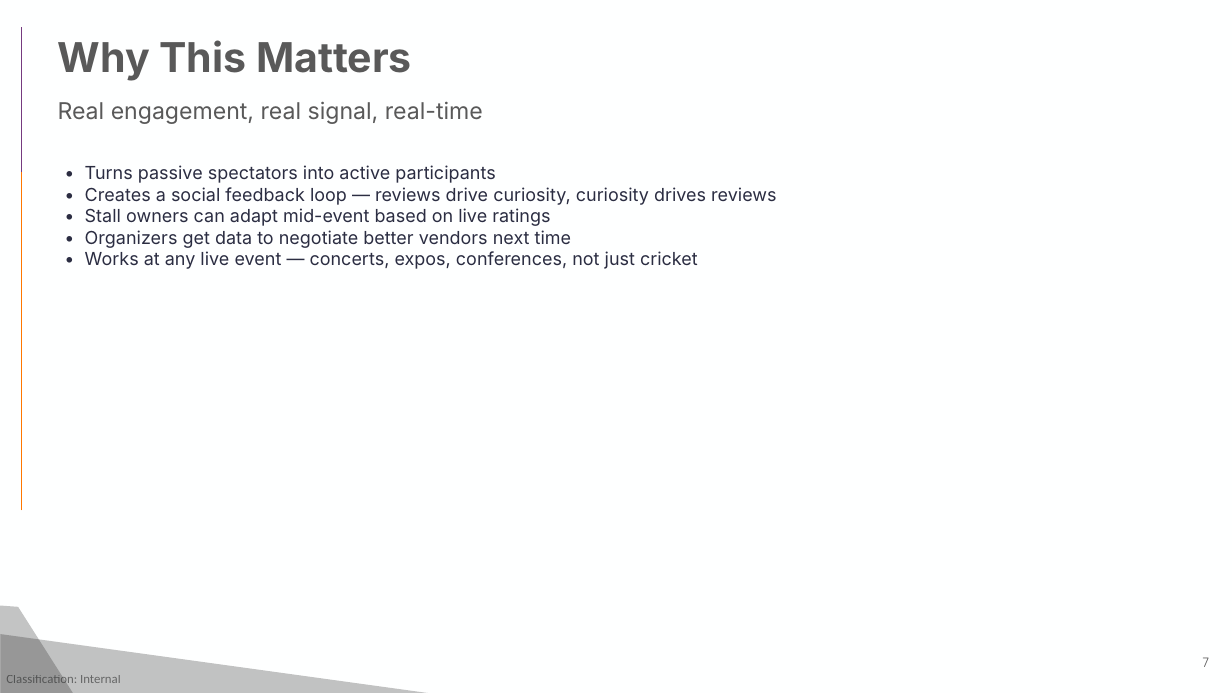
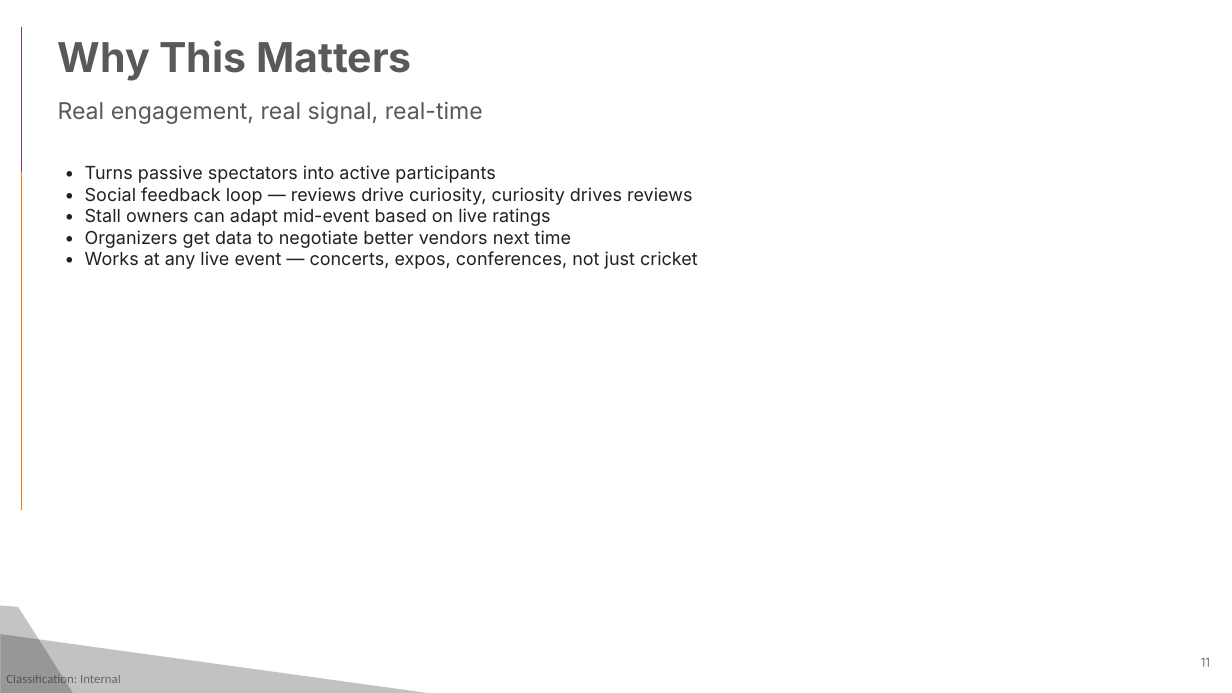
Before and after one commit to anujkarn002/BWAI-APL-DELHI, a slide deck: slide 11 of docs/stadiumbite-deck.pptx (slide 7 before the commit). Drawn at 1232x693 pixels with LibreOffice and Linux fonts; fonts in the diff are those of the drawing; background and template pictures are left out. Boxes give left, top, right and bottom in pixels: in the first picture for what was removed or moved away, otherwise in the second. Text is boxed around its words. In the diff, an @@ line names an element or a change of style, - is before the commit and + after.

```diff
--- a/docs/stadiumbite-deck.pptx
+++ b/docs/stadiumbite-deck.pptx
@@ text at <box>85,165,698,269</box>: text colour #2B2D42 to #212121 in "• Turns passive spectators into active participants", "• Stall owners can adapt mid-event based ...", "• Organizers get data to negotiate better ...", "• Works at any live event — ..." @@
@@ text at <box>85,187,692,205</box>: text changed; text colour #2B2D42 to #212121 @@
-• Creates a social feedback loop — reviews drive curiosity, curiosity drives reviews
+• Social feedback loop — reviews drive curiosity, curiosity drives reviews
@@ page number at <box>1201,657,1210,667</box>: text changed @@
-7
+11
```
Also in this commit, not shown: 6 other slides changed, 5 slides added, 1 slide removed, 3 other files.
